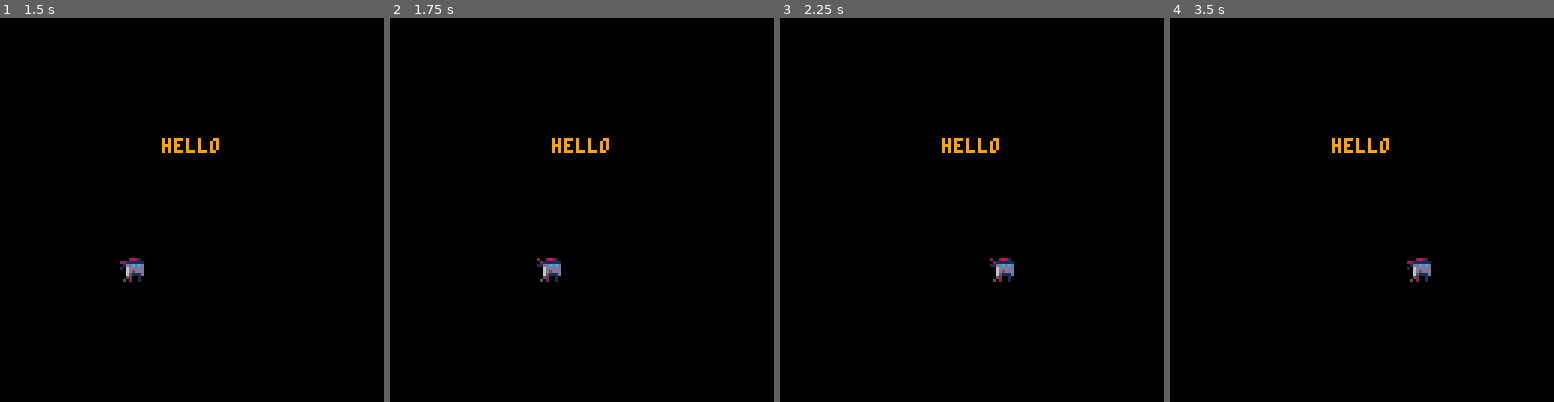
Above: before the commit, frames 1-4 (left to right).
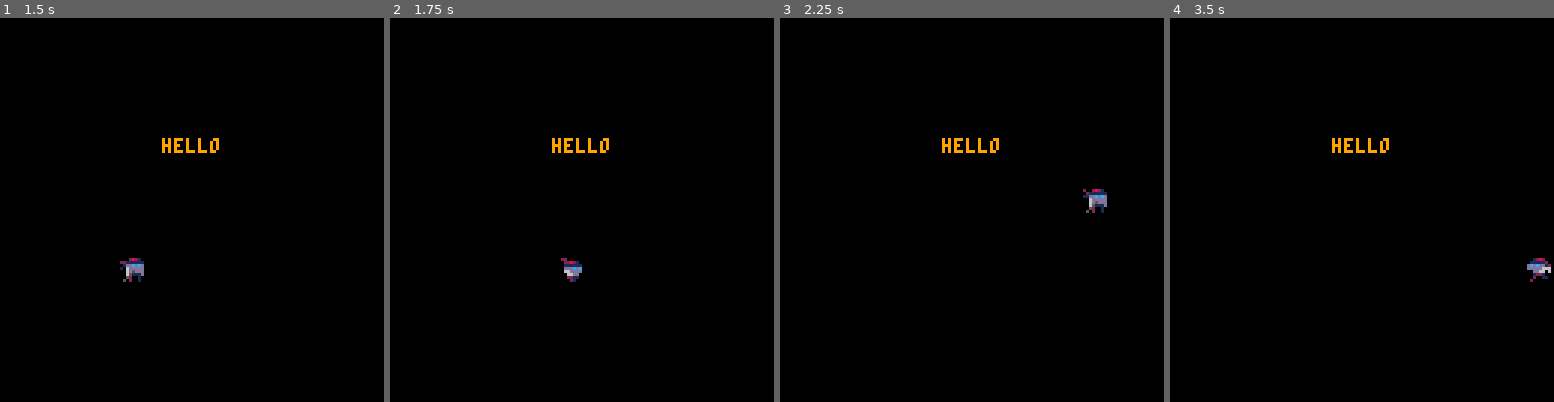
Above: after the commit, the same moments.

Repository: PedroMR/pico8
Game: PICO-8 cartridge tbj/jump.p8
The game is run twice, just before and just after one commit, with the same random seed, the same clock (stepped at 60 frames per second) and the same inputs.
Inputs:
- Up to frame 1 (1.5 s): no input
- Up to frame 2 (1.75 s): hold Right from 1.6 s (still down)
- Up to frame 3 (2.25 s): release Right at 2.1 s; hold Up from 2.15 s (still down)
- Up to frame 4 (3.5 s): release Up at 2.42 s; hold Right 2.47-3.03 s; hold Left from 3.08 s (still down)

Frame 1 is identical in both runs. In frame 2, 0.5% of the frame differs, in the area x 38-50%, y 62-69%; in frame 3, 0.5%, in the area x 54-86%, y 44-69%; in frame 4, 0.5%.

Commit message:
Joe jumps

Diff:
--- a/tbj/jump.p8
+++ b/tbj/jump.p8
@@ -47,6 +47,8 @@
 -------------------------------
 function _init()
  joex,joey=40,80
+ joevy,joevx=0,0
+ lastjoevx=0
 	--direction and walk anim
 	north=1
 	east=2
@@ -111,7 +113,7 @@
  edelta=abs(ease[1]-ease[2])/8
  edir=1
  shipx=0
- music(0)
+ --music(0)
 
 end
 
@@ -216,13 +218,40 @@
  framedelay-=1
  if (framedelay==0) then
   twoframe = (twoframe+1) % 2 --two frame anims
+  threeframe = (threeframe+1) % 3 --two frame anims
+  fourframe = (fourframe+1) % 4 -- four frame anims
+  fiveframe = (fiveframe+1) % 5 -- five frame anims
+  sixframe = (sixframe+1) % 6 -- six frame anims
   framedelay=maxdelay
  end
+ if (joegnd()) joevx *= 0.5
+ if (abs(joevx) < 0.2) joevx=0
+ local dvx=0.5
+ if (joegnd()) dvx=1.5
  if btn(⬅️) then
-  joex-=1
+  joevx-=dvx
  elseif btn(➡️) then
-  joex+=1
- end
+  joevx+=dvx
+ end
+ joevx=max(min(joevx,2),-2)
+ joex+=joevx
+ if btn(⬆️) then
+  if joegnd() then
+   joevy=-5
+  end
+ end
+ if joegnd() then
+  if (joevy>0) joevy=0
+ else
+  joevy=min(joevy+0.5,5)
+ end
+ joey+=joevy
+
+ --old_update60()
+end
+
+function joegnd()
+ return joey>=80
 end
 
 function old_update60()
@@ -341,7 +370,23 @@
 function _draw()
  cls()
  printc("hello",40,9)
-  spr((128+twoframe),joex,joey)
+
+ local jf=false
+ local jw,jh=1,1
+ frame=(128+twoframe)
+ jf = (lastjoevx<0)
+ if abs(joevx)>0 then
+  if joegnd() then
+  	frame=144+fourframe
+  else
+   frame=130+twoframe
+  end
+  if (joevx<0) jf=true
+ end
+ spr(frame,joex,joey,jw,jh,jf)
+
+ if(joevx~=0) lastjoevx=joevx
+ --old_draw()
 end
 
 function old_draw()
